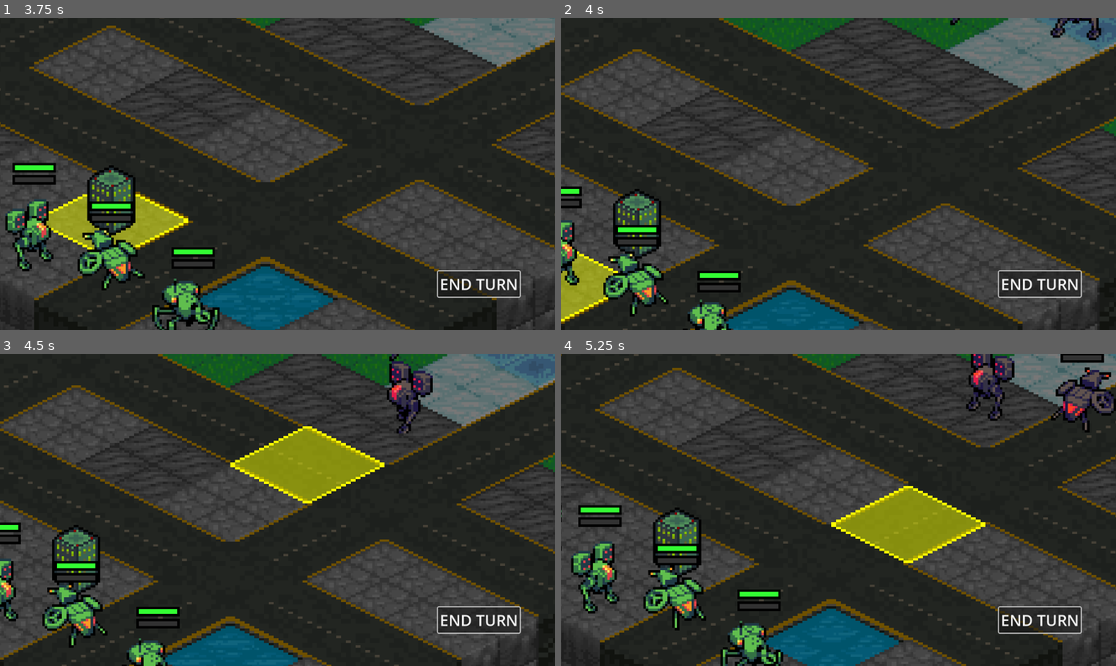
Above: before the commit, frames 1-4 (two rows, left to right).
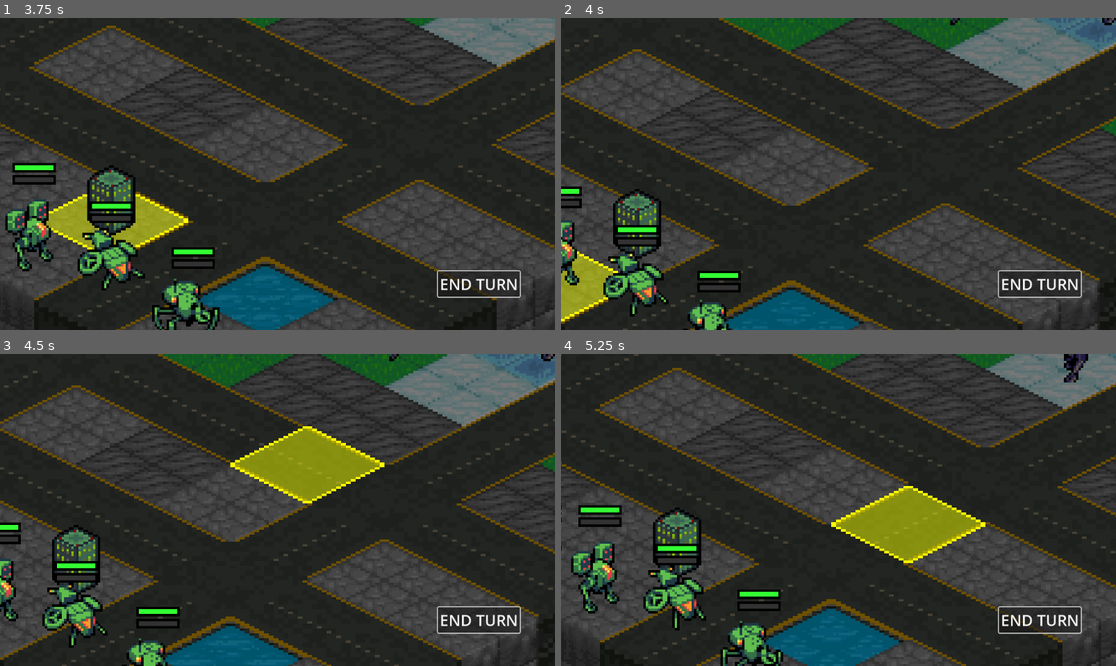
Above: after the commit, the same moments.

Repository: Tekknobot/Terrain
Game: Godot game, scene res://Scenes/Main.tscn
The game is run twice, just before and just after one commit, with the same random seed, the same clock (stepped at 60 frames per second) and the same inputs.
Inputs (mouse positions are in pixels of both pictures, inside the frame that each line leads up to):
- Up to frame 1 (3.75 s): click "END TURN" at 0.5 s; click "END TURN" at 1.25 s; click "END TURN" at 2 s; move the mouse to (399, 158) at 2.77 s; click (399, 158) at 2.92 s; drag from (166, 189) to (44, 270) at 3.52 s
- Up to frame 2 (4 s): no input
- Up to frame 3 (4.5 s): move the mouse to (333, 441) at 4.27 s; click (333, 441) at 4.42 s
- Up to frame 4 (5.25 s): drag from (810, 572) to (1093, 447) at 5.02 s

Frame 1 is identical in both runs. In frame 2, 0.4% of the frame differs, in the area x 88-100%, y 0-8%; in frame 3, 1.1%; in frame 4, 2.5%, in the area x 72-100%, y 0-26%.

Commit message:
Achieve AI ranged mechanics.

Diff:
--- a/Prefabs/Missile.tscn
+++ b/Prefabs/Missile.tscn
@@ -10,7 +10,13 @@
 pixel_size = 1
 
 [node name="Sprite2D" type="Sprite2D" parent="."]
+z_index = 4096
 texture = ExtResource("2_rayj7")
+
+[node name="CPUParticles2D" type="CPUParticles2D" parent="Sprite2D"]
+amount = 20
+lifetime = 0.3
+gravity = Vector2(0, 0)
 
 [node name="Line2D" type="Line2D" parent="."]
 width = 1.0
--- a/Scenes/Main.tscn
+++ b/Scenes/Main.tscn
@@ -207,10 +207,6 @@
 tilemap = NodePath("../TileMap")
 highlight_texture = ExtResource("1_2cdww")
 
-[node name="MissileTrail" type="Line2D" parent="."]
-width = 1.0
-antialiased = true
-
 [node name="TurnManager" type="Node2D" parent="."]
 script = ExtResource("30_njjnf")
 
--- a/Scripts/Missile.gd
+++ b/Scripts/Missile.gd
@@ -12,7 +12,7 @@
 var is_ready: bool = false
 
 @onready var sprite: Sprite2D = $Sprite2D
-var line_renderer: Line2D = null
+@onready var line_renderer: Line2D = $Line2D
 
 func _ready():
 	visible = false
@@ -55,11 +55,26 @@
 		update_rotation()
 
 		if line_renderer:
-			line_renderer.add_point(global_position)  # This will stay in world space
+			line_renderer.add_point(global_position)
 	elif is_ready and progress >= 1.0:
 		is_ready = false
 		if line_renderer:
-			line_renderer.visible = false  # 🔻 hide trail after impact
+			line_renderer.visible = false
+
+		# Instantiate explosion effect at the missile's final position.
+		var explosion_scene = preload("res://Scenes/VFX/Explosion.tscn")
+		var explosion = explosion_scene.instantiate()
+		explosion.global_position = global_position
+		get_tree().get_current_scene().add_child(explosion)
+
+		# Damage any unit on this tile.
+		var tilemap = get_tree().get_current_scene().get_node("TileMap")
+		var tile = tilemap.local_to_map(tilemap.to_local(global_position))
+		var target_unit = tilemap.get_unit_at_tile(tile)
+		if target_unit:
+			target_unit.take_damage(40)  # Adjust damage as needed.
+			target_unit.flash_white()
+
 		emit_signal("finished")
 		queue_free()
 
--- a/Scripts/TurnManager.gd
+++ b/Scripts/TurnManager.gd
@@ -102,44 +102,46 @@
 			active_unit_index += 1
 			continue
 
+		# Enemy branch:
 		if team == Team.ENEMY and not unit.is_player:
-			print("🤖 Enemy taking turn:", unit.name)
-			var tilemap = get_tree().get_current_scene().get_node("TileMap")
-
-			# If there's an adjacent enemy, skip movement and just attack.
-			if unit.has_method("has_adjacent_enemy") and unit.has_adjacent_enemy():
-				print("⚔️ Enemy", unit.name, "has adjacent target. Skipping movement.")
-				unit.has_moved = true
-				await _run_safe_enemy_action(unit)
-				return
-
-			# Find a target (closest).
+			# First, plan movement toward the closest enemy.
 			var target = find_closest_enemy(unit)
-
-			# Compute the path to the target if it exists.
 			var path = []
 			if target:
+				var tilemap = get_tree().get_current_scene().get_node("TileMap")
 				tilemap.update_astar_grid()
 				path = await unit.compute_path(unit.tile_pos, target.tile_pos)
-
-			# If we found a path with at least 2 tiles, move partially.
 			if path.size() > 1:
-				# partial movement: pick tile at index min(movement_range, path.size() - 1)
+				# Move as far as allowed by the unit's movement_range.
 				var max_steps = min(unit.movement_range, path.size() - 1)
 				var move_tile = path[max_steps]
-				print("🚶 Planning move to:", move_tile, "within", unit.movement_range, "steps.")
+				print("🚶 Planning move to:", move_tile, "for enemy", unit.name)
 				unit.plan_move(move_tile)
 			else:
 				print("❌ No valid path found. Enemy won't move this turn.")
 
-			# Execute the enemy's planned actions (movement + potential attack).
+			# Execute the planned movement.
 			await unit.execute_actions()
-			await get_tree().create_timer(0).timeout
-
-			# Mark this unit done and move on.
+
+			# Now, if the unit is ranged, check for a valid target.
+			if unit.unit_type == "Ranged" or unit.unit_type == "Support":
+				var ranged_target = _find_ranged_target(unit)
+				if ranged_target:
+					print("🤖 Ranged enemy", unit.name, "attacking target", ranged_target.name)
+					await unit.auto_attack_ranged(ranged_target)
+					unit.has_attacked = true
+				# (Optional: you might let a melee enemy also attack here if adjacent.)
+			else:
+				# For melee units, check if there is an adjacent enemy to attack.
+				if unit.has_method("has_adjacent_enemy") and unit.has_adjacent_enemy():
+					print("⚔️ Enemy", unit.name, "has adjacent target. Skipping movement attack.")
+					unit.has_moved = true
+					await _run_safe_enemy_action(unit)
+
 			unit_finished_action(unit)
 			return
 
+		# Player branch.
 		elif team == Team.PLAYER and unit.is_player:
 			print("🧍 Player unit turn:", unit.name)
 			unit.start_turn()
@@ -250,3 +252,24 @@
 	)
 
 	return enemies[0]
+
+func _find_ranged_target(unit) -> Node:
+	var candidates = []
+	for other in get_tree().get_nodes_in_group("Units"):
+		# Check for an enemy unit.
+		if other.is_player != unit.is_player:
+			# Compute Manhattan distance.
+			var dx = abs(unit.tile_pos.x - other.tile_pos.x)
+			var dy = abs(unit.tile_pos.y - other.tile_pos.y)
+			var manh_dist = dx + dy
+			if manh_dist <= unit.attack_range:
+				candidates.append(other)
+	if candidates.size() > 0:
+		# Sort candidates by Manhattan distance (closest first).
+		candidates.sort_custom(func(a, b):
+			var a_dist = abs(unit.tile_pos.x - a.tile_pos.x) + abs(unit.tile_pos.y - a.tile_pos.y)
+			var b_dist = abs(unit.tile_pos.x - b.tile_pos.x) + abs(unit.tile_pos.y - b.tile_pos.y)
+			return a_dist < b_dist
+		)
+		return candidates[0]
+	return null
--- a/Scripts/Unit.gd
+++ b/Scripts/Unit.gd
@@ -638,3 +638,30 @@
 	else:
 		# Unit is off water: remove water effect if it’s currently applied.
 		remove_water_effect(self)
+
+func auto_attack_ranged(target: Node) -> void:
+	if not is_instance_valid(target):
+		return
+
+	var sprite = $AnimatedSprite2D
+	if sprite:
+		sprite.play("attack")
+		await sprite.animation_finished
+		sprite.play("default")
+
+	# Instantiate a new missile each time.
+	var missile_scene = preload("res://Prefabs/Missile.tscn")
+	var missile = missile_scene.instantiate()
+	get_tree().get_current_scene().add_child(missile)
+
+	# Set the missile's target.
+	missile.set_target(global_position, target.global_position)
+
+	# Use the connection syntax that supports binds.
+	missile.connect("finished", Callable(self, "_on_ranged_attack_finished"), 0)
+
+func _on_ranged_attack_finished(target: Node) -> void:
+	# When the missile “hits”, if the target is still valid, apply damage and show visual feedback.
+	if is_instance_valid(target):
+		target.take_damage(damage)
+		target.flash_white()
